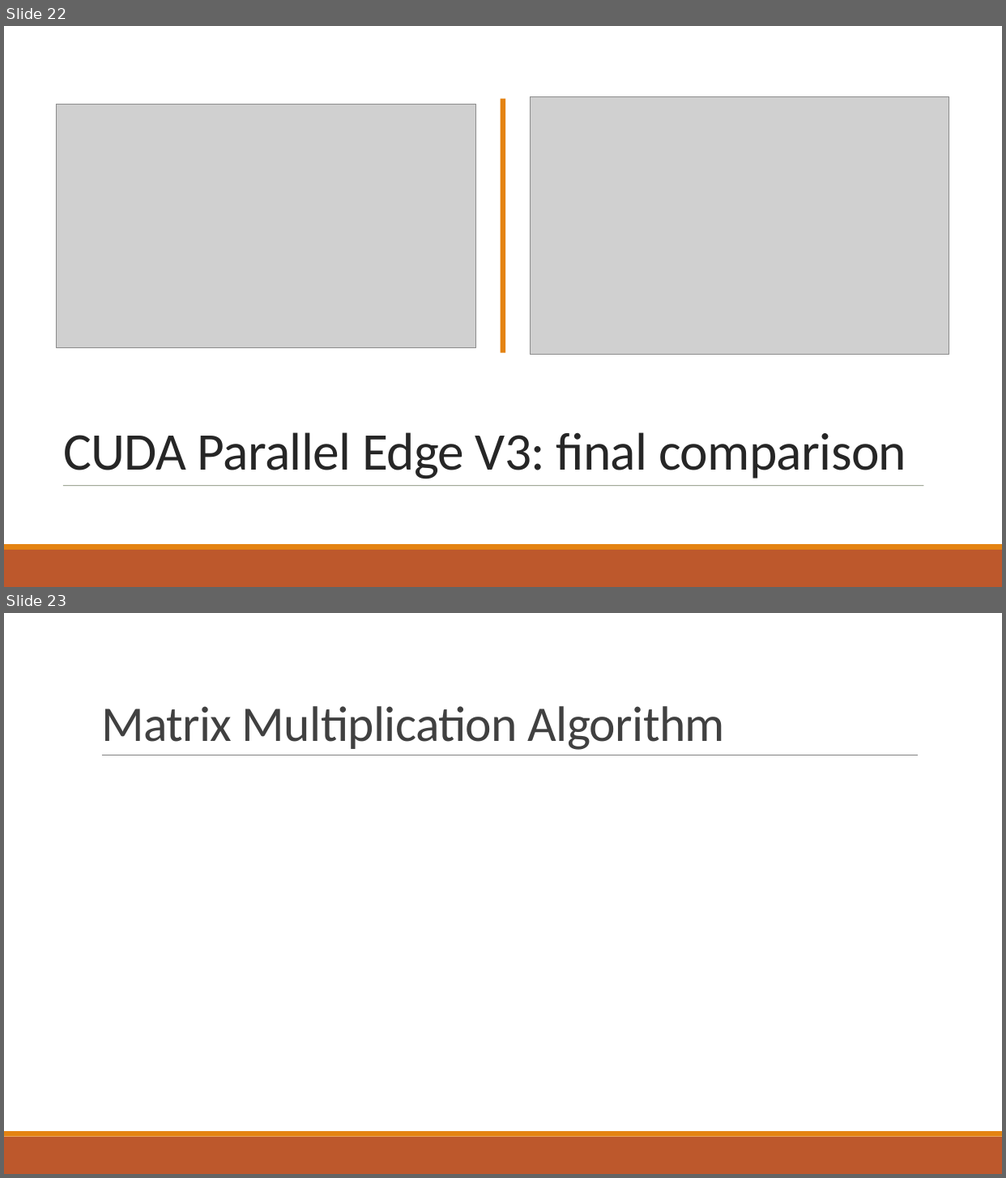
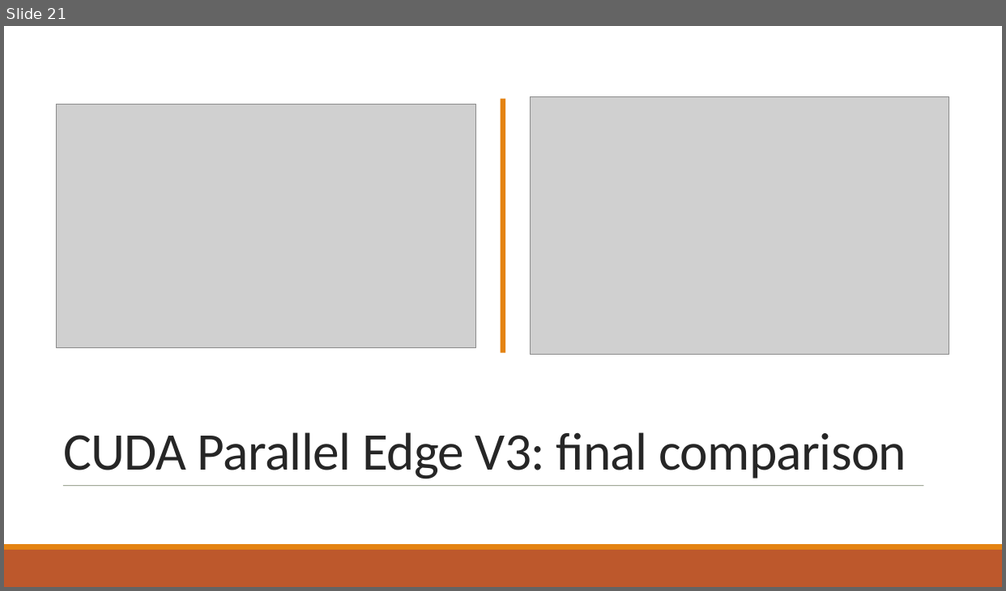
Before and after one commit to RiccardoRevalor/ParallelTriangleCounting, a slide deck: presentation.pptx. Shown one above the other, each under a label of ours: slides 22 and 23 before the commit, slide 21 after it. The pictures are 1006x1178 and 1006x591 pixels, drawn with LibreOffice and Linux fonts; fonts in the diff are those of the drawing; grey boxes stand for pictures. Boxes give left, top, right and bottom in pixels: in the first picture for what was removed or moved away, otherwise in the second. Text is boxed around its words. In the diff, an @@ line names an element or a change of style, - is before the commit and + after.

```diff
--- a/presentation.pptx
+++ b/presentation.pptx
@@ slide 23 removed at <box>4,613,1002,1174</box>, background #FFFFFF @@
@@ title removed at <box>101,706,725,750</box> @@
-Matrix Multiplication Algorithm
@@ line removed from (102, 756) to (918, 756) @@
@@ rectangle removed at <box>4,1137,1002,1174</box> @@
@@ rectangle removed at <box>4,1131,1002,1137</box> @@
@@ what was slide 22 is now slide 21 @@
```
Also in this commit, not shown: 7 slides changed, 1 slide added, 3 other slides removed, 1 other file.
